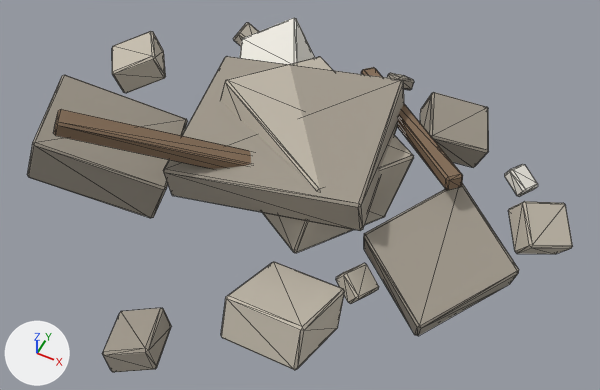
One commit to the glTF model assets/Production/Generated/MweziQuarter_V1/TC_ENV_CoralRubble_V1.glb: the scene before it, then after it.
The view is the same before and after, from a camera (50 mm lens) standing at (2.17, -4.0, 5.03) and looking at (0.28, -0.22, 0.3). The axes (+X, +Y, +Z) are drawn at lower left. The lights are the same throughout. The picture after the commit comes second. Mesh edges are drawn as thin lines. Vertices at exactly the same position are counted once.

Script lines for the objects in view, before the commit:
```python
mat_tc_mat_rubbletimber = principled_material('TC_MAT_RubbleTimber')
mat_tc_mat_rubbletimber.base_color = (0.224, 0.145, 0.0863)  # brown #826a53
mat_tc_mat_rubbletimber.roughness = 0.78
me_cube = bpy.data.meshes.new('Cube')
me_cube.from_pydata(...)  # 408 vertices, 748 faces; spans x -2.17..2.27, y -2.01..1.74, z -0.21..1.15
# faces by material slot: [308, 264, 88, 88]
me_cube.materials.append(mat_tc_mat_rubbleshadow)  # grey #a0998c
me_cube.materials.append(mat_tc_mat_rubblestone)  # light grey #c5bdae
me_cube.materials.append(mat_tc_mat_rubblerender)  # white #eeebe2
me_cube.materials.append(mat_tc_mat_rubbletimber)  # brown #826a53
ob_tc_env_coralrubble_v1 = bpy.data.objects.new('TC_ENV_CoralRubble_V1', me_cube)
ob_tc_env_coralrubble_v1.location = (0.0, 0.0, 0.0)
```
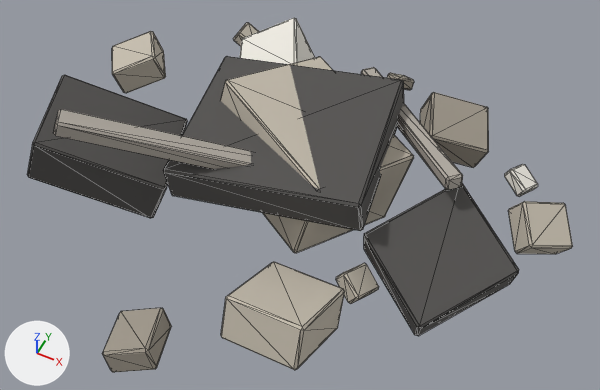
Where the change shows, as pixel boxes [x1, y1, x2, y2] in the pictures (600 x 390 px; the box of a moved part takes in the faces that stretch with it):
'TC_ENV_CoralRubble_V1', recoloured, reshaped: [27, 18, 573, 372] in both
part 1 of me_cube, moved or reshaped: before [112, 31, 414, 370]; after [233, 23, 573, 304]
part 2 of me_cube, recoloured: before [102, 73, 414, 372]; after [221, 62, 396, 232]
part 3 of me_cube, recoloured (grey to dark grey): [27, 56, 519, 336] in both
part 4 of me_cube, recoloured: before [233, 23, 259, 46]; after [420, 118, 458, 164]
part 5 of me_cube, recoloured: before [240, 55, 296, 64]; after [102, 73, 414, 372]

Patch to the scene script:
```diff
--- a/assets/Production/Generated/MweziQuarter_V1/TC_ENV_CoralRubble_V1.glb.py
+++ b/assets/Production/Generated/MweziQuarter_V1/TC_ENV_CoralRubble_V1.glb.py
@@ mat_tc_mat_rubbletimber @@
 mat_tc_mat_rubbletimber = principled_material('TC_MAT_RubbleTimber')
-mat_tc_mat_rubbletimber.base_color = (0.224, 0.145, 0.0863)  # brown #826a53
+mat_tc_mat_rubbletimber.base_color = (0.435, 0.4, 0.353)  # grey #b0aaa0
 mat_tc_mat_rubbletimber.roughness = 0.78
@@ mat_tc_mat_rubblecore @@
+mat_tc_mat_rubblecore = principled_material('TC_MAT_RubbleCore')
+mat_tc_mat_rubblecore.base_color = (0.0902, 0.0863, 0.0824)  # dark grey #555351
+mat_tc_mat_rubblecore.roughness = 0.97
@@ me_cube @@
 me_cube.from_pydata(...)  # 408 vertices, 748 faces; spans x -2.17..2.27, y -2.01..1.74, z -0.21..1.15
 # used by ob_tc_env_coralrubble_v1; location = (0.0, 0.0, 0.0)
+# me_cube part 1: 264 of 408 vertices moved; they spanned x -2.17..2.27, y -2.01..1.74, z -0.16..0.88 and now span x -2.17..2.27, y -2.01..1.68, z -0.16..0.88; mean shift (0.05, -0.2, 0.0); largest move (-0.45, 1.55, 0.06) -> (-0.24, -2.01, 0.02)
+# me_cube part 2: 132 faces spanning x -2.17..0.97, y -1.52..1.03, z -0.16..0.88 switch from mat_tc_mat_rubbleshadow (grey #a0998c) to mat_tc_mat_rubblestone (light grey #c5bdae)
+# me_cube part 3: 176 faces spanning x -2.0..1.98, y -0.92..0.81, z -0.21..0.83 switch from mat_tc_mat_rubbleshadow (grey #a0998c) to mat_tc_mat_rubblecore (dark grey #555351)
+# me_cube part 4: 44 faces spanning x 0.71..1.39, y 0.83..1.47, z -0.1..0.38 switch from mat_tc_mat_rubblestone (light grey #c5bdae) to mat_tc_mat_rubbleshadow (grey #a0998c)
+# me_cube part 5: 88 faces spanning x -0.44..0.5, y -2.01..1.74, z -0.07..0.27 switch from mat_tc_mat_rubblerender (white #eeebe2) to mat_tc_mat_rubbleshadow (grey #a0998c)
 me_cube.materials.append(mat_tc_mat_rubbletimber)
```
